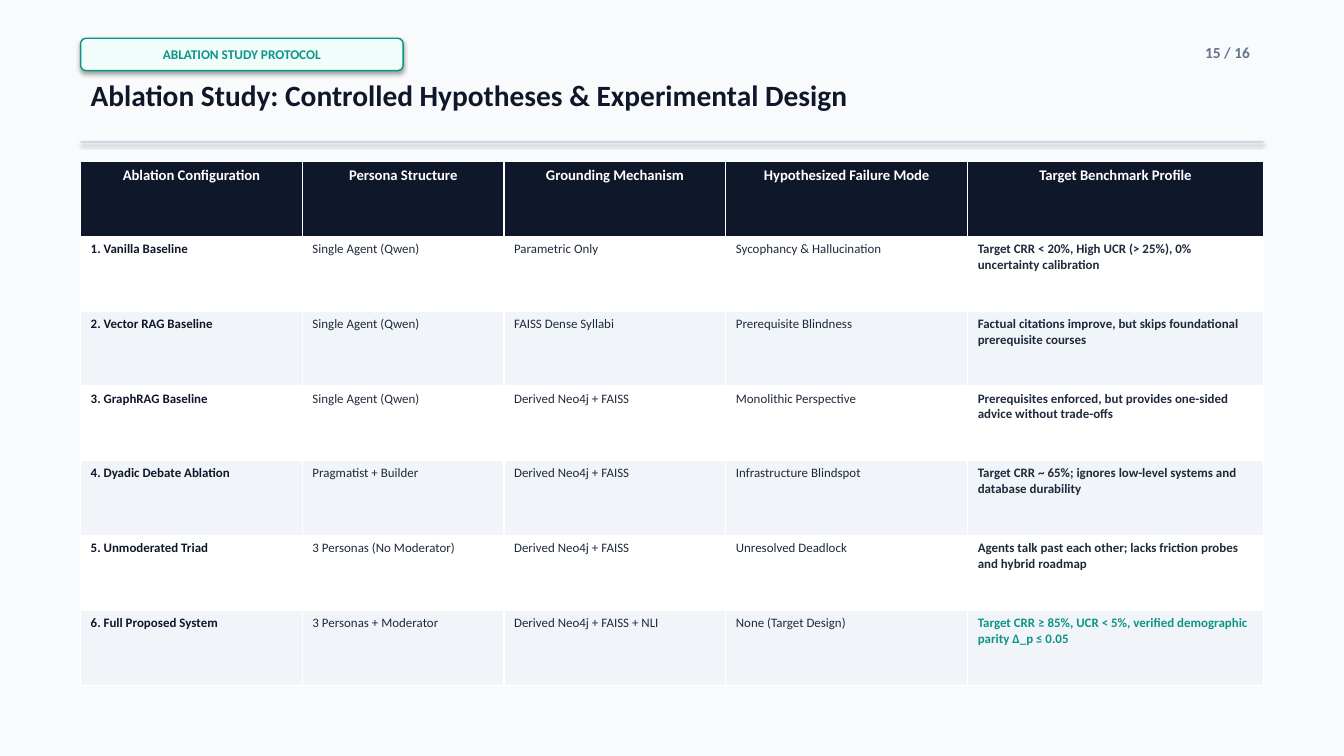
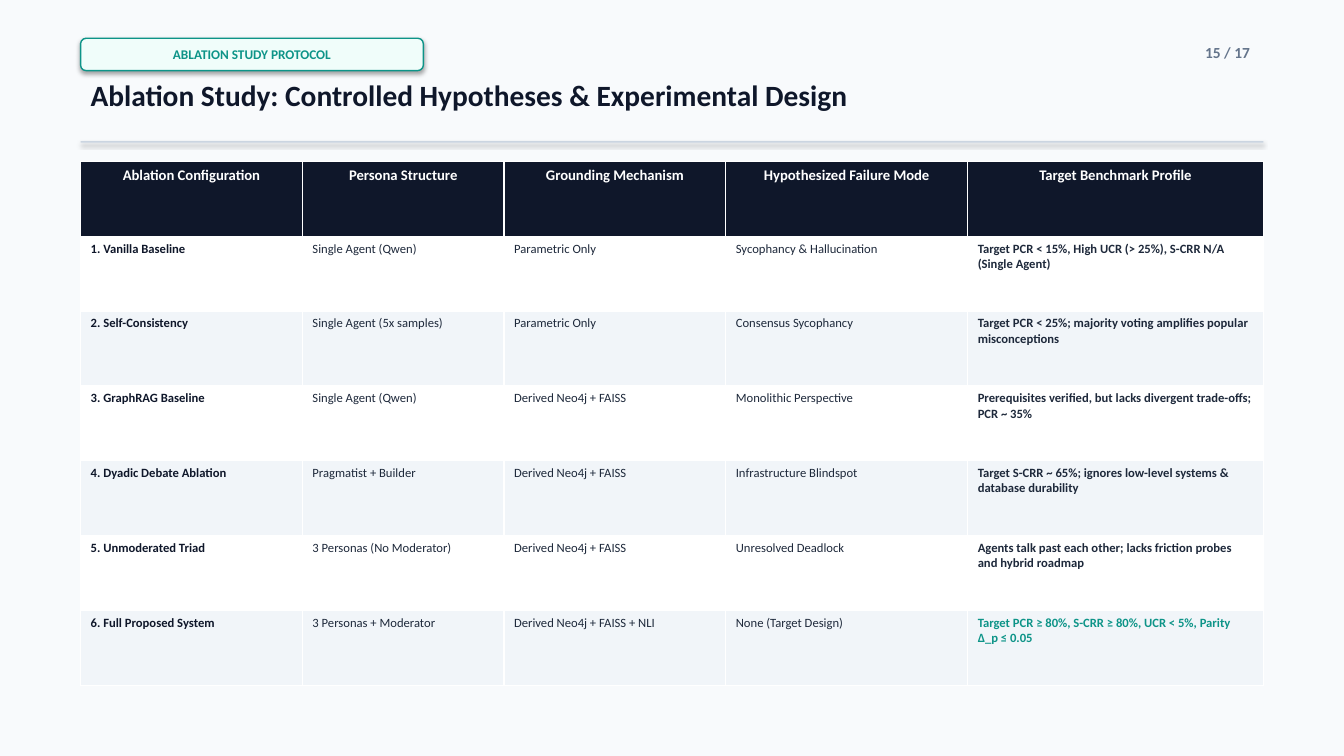
Before and after one commit to parth2024-tech/rai-project, a slide deck: slide 15 of Final_Presentation.pptx. Drawn at 1344x756 pixels with LibreOffice and Linux fonts; fonts in the diff are those of the drawing. Boxes give left, top, right and bottom in pixels: in the first picture for what was removed or moved away, otherwise in the second. Text is boxed around its words. In the diff, an @@ line names an element or a change of style, - is before the commit and + after.

```diff
--- a/Final_Presentation.pptx
+++ b/Final_Presentation.pptx
@@ rounded rectangle "ABLATION STUDY PROTOCOL": place and size @@
-rounded rectangle "ABLATION STUDY PROTOCOL" at box(81, 38, 403, 71)
+rounded rectangle "ABLATION STUDY PROTOCOL" at box(81, 38, 423, 71)
@@ text at box(1205, 48, 1250, 58): text changed @@
-15 / 16
+15 / 17
@@ table at box(81, 161, 1263, 686) @@
-row 2, column 5: Target CRR < 20%, High UCR (> 25%), 0% uncertainty calibration
+row 2, column 5: Target PCR < 15%, High UCR (> 25%), S-CRR N/A (Single Agent)
-row 3: 2. Vector RAG Baseline | Single Agent (Qwen) | FAISS Dense Syllabi | Prerequisite Blindness | Factual citations improve, but skips foundational prerequisite courses
+row 3: 2. Self-Consistency | Single Agent (5x samples) | Parametric Only | Consensus Sycophancy | Target PCR < 25%; majority voting amplifies popular misconceptions
-row 4, column 5: Prerequisites enforced, but provides one-sided advice without trade-offs
+row 4, column 5: Prerequisites verified, but lacks divergent trade-offs; PCR ~ 35%
-row 5, column 5: Target CRR ~ 65%; ignores low-level systems and database durability
+row 5, column 5: Target S-CRR ~ 65%; ignores low-level systems & database durability
-row 7, column 5: Target CRR ≥ 85%, UCR < 5%, verified demographic parity Δ_p ≤ 0.05
+row 7, column 5: Target PCR ≥ 80%, S-CRR ≥ 80%, UCR < 5%, Parity Δ_p ≤ 0.05
@@ size 9.2 to 9 pt in "1. Vanilla Baseline", "Single Agent (Qwen)", "Parametric Only", "Sycophancy & Hallucination" and 17 more places @@
```
Also in this commit, not shown: 14 other slides changed, 2 slides added, 1 slide removed, 4 other files.
